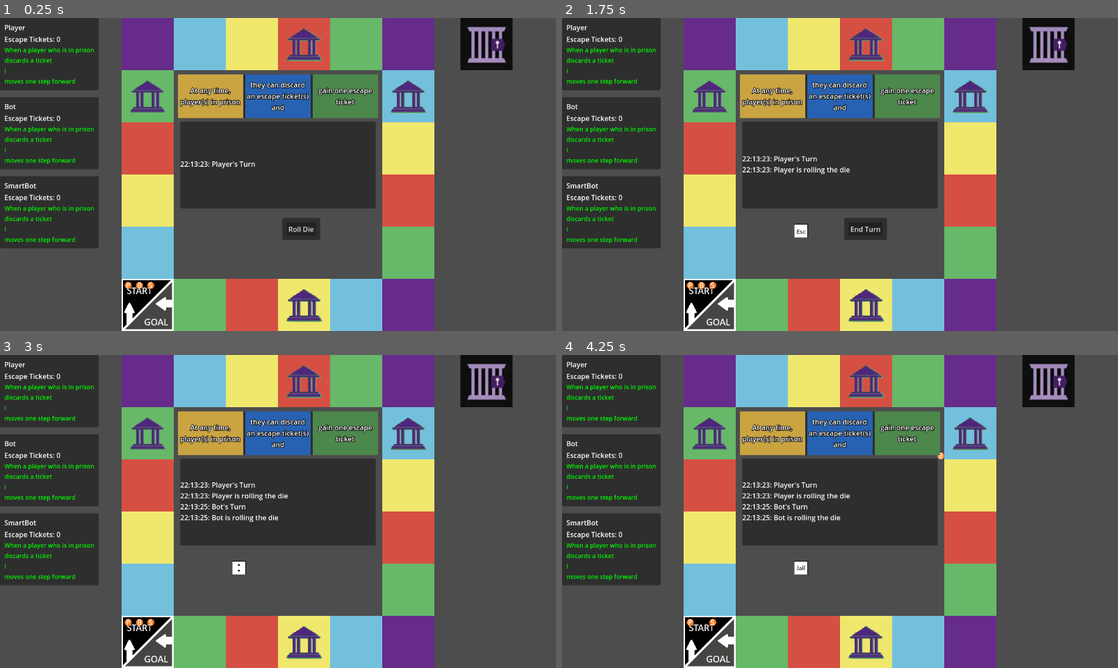
Above: before the commit, frames 1-4 (two rows, left to right).
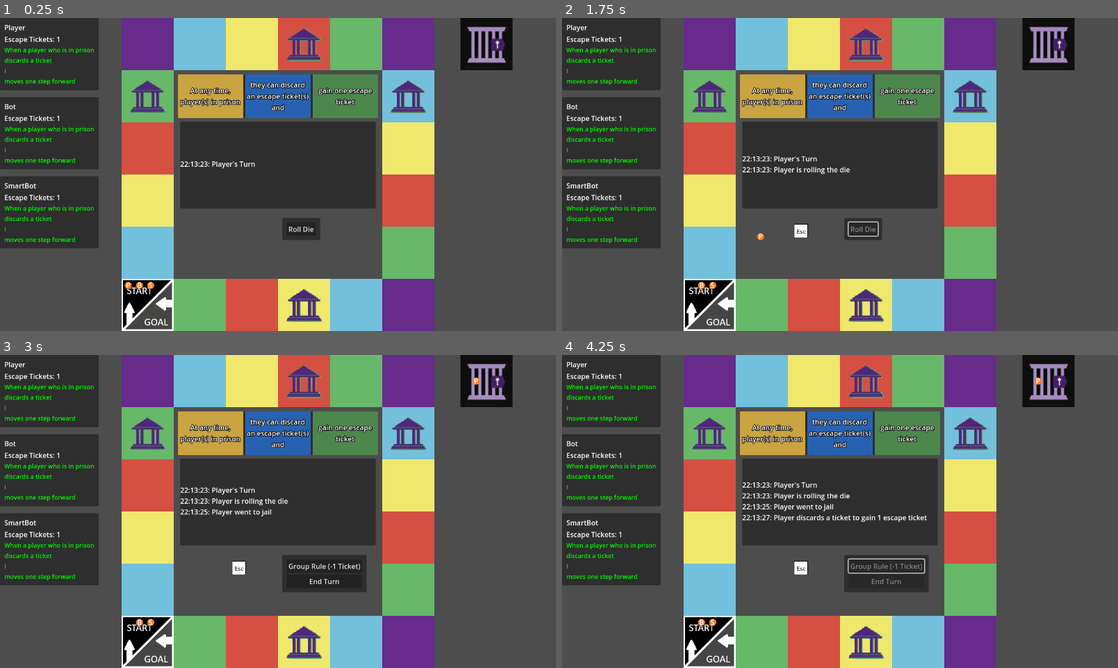
Above: after the commit, the same moments.

Repository: tjfeldman/RulesRace
Game: Godot game, scene res://rules_race_board.tscn
The game is run twice, just before and just after one commit, with the same random seed, the same clock (stepped at 60 frames per second) and the same inputs.
Inputs (mouse positions are in pixels of both pictures, inside the frame that each line leads up to):
- Up to frame 1 (0.25 s): no input
- Up to frame 2 (1.75 s): click "Roll Die" at 0.5 s; tap Enter at 1.25 s; move the mouse to (962, 158) at 1.27 s; click (962, 158) at 1.42 s
- Up to frame 3 (3 s): click (305, 564) at 2 s, where only the run before the commit has a clickable "End Turn"; move the mouse to (166, 527) at 2.77 s; click (166, 527) at 2.92 s
- Up to frame 4 (4.25 s): click (884, 564) at 3.5 s, where only the run after the commit has a clickable "Group Rule (-1 Ticket)"

The runs differ from the first frame. In frame 1, less than 0.1% of the frame differs, in the area x 10-11%, y 6-59%; in frame 2, 0.3%; in frame 3, 2.8%, in the area x 10-87%, y 6-87%; in frame 4, 2.2%.

Commit message:
Group rules that can be activated any time while a player is in prison are now prompted. Bots refuse to engage with an infinite loop currently.
Signed-off-by: Tyler Feldman <tyler.feldman148@gmail.com>

Diff:
--- a/scripts/ActionManager.gd
+++ b/scripts/ActionManager.gd
@@ -55,13 +55,13 @@
 func _get_scene():
 	return get_tree().current_scene.get_parent();
 
-func select_office_reward():
+func select_office_reward() -> OfficeChoice.Option:
 	var choiceBox = PromptManager.get_office_choice_prompt();
 	_get_scene().add_child(choiceBox);
 	return await choiceBox.choice_selected;
 
 #prompts the player who triggered the rule if they want to use the effect
-func confirm_group_rule_use():
+func confirm_group_rule_use() -> GroupRules.Effect:
 	var confirm = PromptManager.get_confirm_rule_prompt();
 	_get_scene().add_child(confirm);
 	confirm.setLabel(GroupRules.get_effect_label());
@@ -70,7 +70,7 @@
 	return await confirm.choice_choosen;
 
 #prompt the player who they want to target
-func select_target_for_effect(targetList: Array[Player], is_can_rule):
+func select_target_for_effect(targetList: Array[Player], is_can_rule) -> Player:
 	var selectPrompt = PromptManager.get_select_player_prompt();
 	var prompt = selectPrompt.instantiate();
 	_get_scene().add_child(prompt);
--- a/scripts/GroupRules/GroupRuleManager.gd
+++ b/scripts/GroupRules/GroupRuleManager.gd
@@ -92,58 +92,61 @@
 """
 VERIFY FUNCTIONS
 """
-#checks if the player triggering a rule can activate the rule
-func _verify_when(triggering_player: Player):
+#checks if the player can activate the rule
+func _verify_when(player: Player) -> bool:
 	match _whenRule:
 		When.TURN:
-			return get_tree().current_scene.get_turn_player() == triggering_player;
+			return get_tree().current_scene.get_turn_player() == player;
 		When.PRISON:
-			return triggering_player.isInJail();
+			return player.isInJail();
 		When.LEADING:
-			return PlayerManager.getLeadingPlayer() == triggering_player;
+			return PlayerManager.getLeadingPlayer() == player;
 		_:
 			return false;
 
-func _verify_player_can_use_rule(affectedPlayer: Player):
+func _verify_effect(player: Player) -> bool:
 	#if player has made it to the goal, they cannot benefit from the effect
-	if affectedPlayer.hasFinished(): return false;
+	if player.hasFinished(): return false;
 
 	match _effectRule:
 		Effect.MOVE_ONE:
-			return !affectedPlayer.isInJail();
+			return !player.isInJail();
 		Effect.MOVE_TO_PLAYER_AHEAD:
-			return !affectedPlayer.isInJail() and PlayerManager.getPlayerAhead(affectedPlayer);
+			return !player.isInJail() and PlayerManager.getPlayerAhead(player);
 		Effect.MOVE_BACK:
-			return !affectedPlayer.isInJail() and affectedPlayer.getBoardPosition() > 0;
+			return !player.isInJail() and player.getBoardPosition() > 0;
 		Effect.SEND_PLAYER_BACK_ONE:
 			#we can't move players who are at the start, are currently in jail, or has finished the race
-			return PlayerManager.getListOfAllOtherPlayers(affectedPlayer).filter(func(p): return p.getBoardPosition() > 0 and not p.isInJail() and not p.hasFinished());
+			return PlayerManager.getListOfAllOtherPlayers(player).filter(func(p): return p.getBoardPosition() > 0 and not p.isInJail() and not p.hasFinished());
 		Effect.TRANSFER_TICKET:
-			return affectedPlayer.hasEscapeTicket();
+			return player.hasEscapeTicket();
 		Effect.REROLL_DIE, Effect.ROLL_SPECIAL_DIE:
 			#dice can only be used on player's turn
-			return get_tree().current_scene.get_turn_player() == affectedPlayer;
+			return get_tree().current_scene.get_turn_player() == player;
 		_:
 			return true;
 
 """
 PUBLIC ACCESSIBLE FUNCTIONS
 """
-func trigger_event(pair: EventPair, _turnPlayer: Player):
-	match pair.get_action():
-		EventPair.ActionChecks.JAIL:
-			#Prison action triggers on moving to Prison when it is a player in Prison
-			if _triggerRule == Trigger.MOVES_PRISON and _whenRule == When.PRISON:
-				await _prompt_all_prisoners(pair.get_player());
-
-
-func prompt_group_rule_change_for_player(player: Player):
+func trigger_event(pair: EventPair) -> void:
+	#The only relevant group event is another playing heading to jail
+	if pair.get_action() == EventPair.ActionChecks.JAIL and _triggerRule == Trigger.MOVES_PRISON:
+		var triggering_player = pair.get_player();
+		var players = PlayerManager.getPlayers();
+		for player in players:
+			#verify the player can use the effect at this time as long as it is not the same player
+			if _verify_effect(player) and _verify_when(player) and triggering_player != player:
+				await trigger_effect_for_player(player);
+
+
+func prompt_group_rule_change_for_player(player: Player) -> void:
 	if player.isBot():
 		group_rule_selector.random_rule();
 	else:
 		group_rule_selector.set_for_editing();
 
-func trigger_effect_for_player(player: Player):
+func trigger_effect_for_player(player: Player) -> void:
 	var effect_info;
 	if _effectRule in _targetsAnotherPlayer:
 		effect_info = await _target_effect(player);
@@ -154,7 +157,7 @@
 		_update_game_status(player, effect_info[1]);
 		await effect_info[0].call();
 
-func check_roll_trigger(turn_player: Player, roll: Variant):
+func check_roll_trigger(turn_player: Player, roll: Variant) -> bool:
 	#if the when condition is not met or player is in jail
 	#then we return false
 	if not _verify_when(turn_player) or turn_player.isInJail():
@@ -163,34 +166,34 @@
 	match [_triggerRule, roll]:
 		[Trigger.ROLL_PRISON, "Jail"]:
 			#DO NOT GO TO JAIL AND CAN USE EFFECT
-			if _verify_player_can_use_rule(turn_player):
+			if _verify_effect(turn_player):
 				await trigger_effect_for_player(turn_player);
 			return true;
 		[Trigger.ROLL_ONE, 1]:
 			#MOVE PLAYER FORWARD 1 AND CAN USE EFFECT
 			await turn_player.movePlayerXSpaces(1);
-			if _verify_player_can_use_rule(turn_player):
+			if _verify_effect(turn_player):
 				await trigger_effect_for_player(turn_player);
 			return true;
 		[Trigger.ROLL_TWO, 2]:
 			#MOVE PLAYER FORWARD 2 AND CAN USE EFFECT
 			await turn_player.movePlayerXSpaces(2);
-			if _verify_player_can_use_rule(turn_player):
+			if _verify_effect(turn_player):
 				await trigger_effect_for_player(turn_player);
 			return true;
 		[Trigger.ROLL_THREE, 3]:
 			#MOVE PLAYER FORWARD 3 AND CAN USE EFFECT
 			await turn_player.movePlayerXSpaces(3);
-			if _verify_player_can_use_rule(turn_player):
+			if _verify_effect(turn_player):
 				await trigger_effect_for_player(turn_player);
 			return true;
 		_:
 			return false;
 	#END MATCH
 
-func can_pay(player: Player, hasNormalDie):
+func can_pay(player: Player, hasNormalDie) -> bool:
 	var canActivate = _verify_when(player);
-	if canActivate and _verify_player_can_use_rule(player):
+	if canActivate and _verify_effect(player):
 		match _triggerRule:
 			Trigger.MOVE_BACK_TWO:
 				return !player.isInJail() and player.getBoardPosition() >= 2;
@@ -201,7 +204,7 @@
 		#END MATCH
 	return false; #If cannot activate or not a proper trigger, return false
 
-func pay_cost_for_player(player: Player):
+func pay_cost_for_player(player: Player) -> void:
 	match _triggerRule:
 		Trigger.MOVE_BACK_TWO:
 			await player.movePlayerXSpaces(-2);
@@ -210,10 +213,10 @@
 		Trigger.FORFEIT_DIE:
 			get_tree().current_scene.spend_die();
 
-func does_grant_special_die():
+func does_grant_special_die() -> bool:
 	return _effectRule == Effect.ROLL_SPECIAL_DIE;
 
-func does_grant_reroll():
+func does_grant_reroll() -> bool:
 	return _effectRule == Effect.REROLL_DIE;
 
 """
@@ -239,7 +242,7 @@
 	#if the rule can be used, asked the player if they want to use it
 	if _triggerRule in _canRules:
 		#exit if they decline
-		if await affectedPlayer.confirmGroupEffect(): return "";
+		if await affectedPlayer.confirmGroupEffect() == false: return null;
 	match _effectRule:
 		Effect.MOVE_ONE:
 			return [affectedPlayer.movePlayerXSpaces.bind(1), "move forward 1 space"];
@@ -275,12 +278,6 @@
 	#END MATCH
 #END FUNC
 
-func _prompt_all_prisoners(triggerPlayer: Player):
-	var prisoners = PlayerManager.getPrisonPlayers();
-	for prisoner in prisoners:
-		if prisoner != triggerPlayer:
-			await trigger_effect_for_player(prisoner);
-
 func _update_game_status(user: Player, effect_info: String) -> void:
 	if effect_info.is_empty(): return; #break if no info to update
 	var trigger_info = "";
@@ -294,8 +291,8 @@
 		Trigger.ROLL_THREE:
 			trigger_info = "rolls 3 and";
 		#TODO: Implement
-		#Trigger.MOVES_PRISON:
-			#trigger_info = "another player moves to prison"
+		Trigger.MOVES_PRISON:
+			trigger_info = "because another player went to prison chose to"
 		Trigger.MOVE_BACK_TWO:
 			trigger_info = "moves back 2 spaces to";
 		Trigger.DISCARD_TICKET:
--- a/scripts/PersonalRules/PersonalRuleManager.gd
+++ b/scripts/PersonalRules/PersonalRuleManager.gd
@@ -34,7 +34,7 @@
 	#END MATCH
 
 	#If the player_arr exists, then for each player in the arr we should check their trigger
-	await _check_personal_rule_condition(roller, condition);
+	if condition: await _check_personal_rule_condition(roller, condition);
 
 func check_event_condition(pair: EventPair) -> void:
 	var condition = null;
@@ -47,7 +47,7 @@
 			condition = PersonalRules.Condition.DISCARD_TICKET;
 
 	#END MATCH
-	await _check_personal_rule_condition(pair.get_player(), condition);
+	if condition: await _check_personal_rule_condition(pair.get_player(), condition);
 
 """
 Private Functions
--- a/scripts/Player/BotPlayer.gd
+++ b/scripts/Player/BotPlayer.gd
@@ -34,7 +34,10 @@
 func confirmGroupEffect():
 	#Bot Player waits a bit for human players
 	await get_tree().create_timer(0.5).timeout;
-	return GroupRules.BENEFICIAL_EFFECTS.has(GroupRules.get_effect());
+	var confirm = GroupRules.BENEFICIAL_EFFECTS.has(GroupRules.get_effect());
+	#prevent infinite loop by the bot refusing to discard escape tickets for an escape ticket
+	if GroupRules.Trigger.DISCARD_TICKET and GroupRules.Effect.GAIN_TICKET: return false; #TODO: Maybe this should be it's own method
+	return confirm;
 
 #Basic Bot only uses negative effects that target other players and selects randomly
 func selectTargetPlayer(playerlist: Array[Player], is_can_rule):
--- a/scripts/Player/PlayerCharacter.gd
+++ b/scripts/Player/PlayerCharacter.gd
@@ -18,7 +18,7 @@
 
 #private variables
 #TODO: Might be cleaner as a class
-var _escape_tickets : int = 0:
+var _escape_tickets : int = 1:
 	set(value):
 		#Update value and then emit signal
 		_escape_tickets = value;
@@ -150,10 +150,10 @@
 	await get_tree().create_timer(0).timeout; #in order to make function considered async
 	return OfficeChoice.Option.NONE;
 
-func confirmGroupEffect() -> GroupRules.Effect:
+func confirmGroupEffect() -> bool:
 	push_error("PlayerCharacter.confirmGroupEffect needs to be overridden");
 	await get_tree().create_timer(0).timeout; #in order to make function considered async
-	return GroupRules.Effect.NONE;
+	return false;
 
 func selectTargetPlayer(_playerlist: Array[Player], _is_can_rule) -> Player:
 	push_error("PlayerCharacter.selectTargetPlayer needs to be overridden");
--- a/scripts/TurnManager.gd
+++ b/scripts/TurnManager.gd
@@ -60,6 +60,9 @@
 	#Key = Actions
 	#Value = callable func
 	var actions: Dictionary[Actions.Type, Callable];
+	#If When is Prison and turn player is in prison, then group rule can always be activated.
+	if GroupRules.When.PRISON and _turn_player.isInJail() and _can_use_group_rule():
+		actions[Actions.Type.GROUP] = _use_group_rule;
 	if _hasRoll:
 		#if the player has a normal die, it is the start of their turn
 		actions[Actions.Type.DIE] = _roll_die;
@@ -129,6 +132,7 @@
 Handle Turn Actions
 """
 func _on_dice_has_rolled(_type: Dice.Type, roll: Variant) -> void:
+	roll = "Jail";
 	await _personal_rule_manager.check_roll_condition(_turn_player, roll);
 	if await _group_rule_manager.check_roll_trigger(_turn_player, roll):
 		await _calculate_actions();
@@ -178,9 +182,23 @@
 		await get_tree().create_timer(0.3).timeout;
 		var pair: EventPair = _queue.pop_front();
 		await _personal_rule_manager.check_event_condition(pair);
-		await _group_rule_manager.trigger_event(pair, _turn_player);
-	#Now let's have the group manager check if anyone can utilize the group rule
-	pass;
+		await _group_rule_manager.trigger_event(pair);
+
+	#We we check if there are out of turn group actions
+	#TODO: Instead of prompting individually each time, create a new prompt that asks the player how many escape tickets to discard
+	if GroupRules.get_when() == GroupRules.When.PRISON and GroupRules.get_trigger() == GroupRules.Trigger.DISCARD_TICKET:
+		var repeat = false;
+		var prisoners = PlayerManager.getPrisonPlayers();
+		if prisoners.is_empty(): return; #break if no prisoners
+		for prisoner in prisoners:
+			#no need to spam the turn player when they can use the group rule themselves
+			#TODO: Update Game Status so other players know someone is considering using a group rule
+			if prisoner != _turn_player and await prisoner.confirmGroupEffect():
+				repeat = true;
+				await _group_rule_manager.pay_cost_for_player(prisoner)
+				await _group_rule_manager.trigger_effect_for_player(prisoner);
+		#END FOR
+		if repeat: await _verify_all_players_ready();
 
 func _add_to_queue(pair: EventPair):
 	_queue.push_back(pair);
